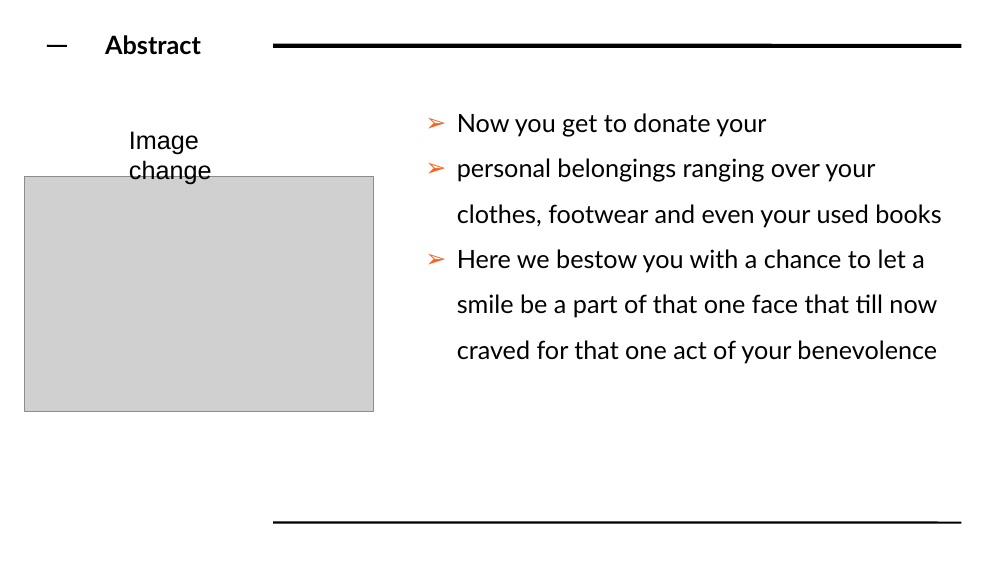
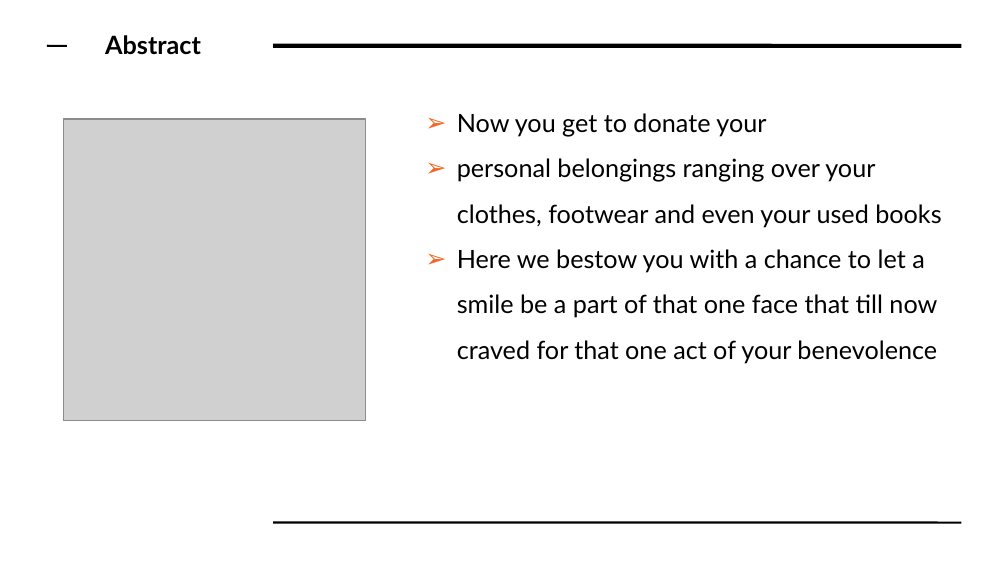
Before and after one commit to Saumya-Mishra9129/hackathon2019, a slide deck: slide 11 of Hackfest.odp (slide 10 before the commit). Drawn at 1008x567 pixels with LibreOffice and Linux fonts; fonts in the diff are those of the drawing; grey boxes stand for pictures. Boxes give left, top, right and bottom in pixels: in the first picture for what was removed or moved away, otherwise in the second. Text is boxed around its words. In the diff, an @@ line names an element or a change of style, - is before the commit and + after.

```diff
--- a/Hackfest.odp
+++ b/Hackfest.odp
@@ picture: place and size @@
-picture at box(24, 176, 373, 411)
+picture at box(64, 119, 365, 420)
@@ text removed at box(129, 131, 212, 185) @@
-Image change
```
Also in this commit, not shown: 5 other slides changed, 3 slides added, 3 slides removed, 4 other files.
